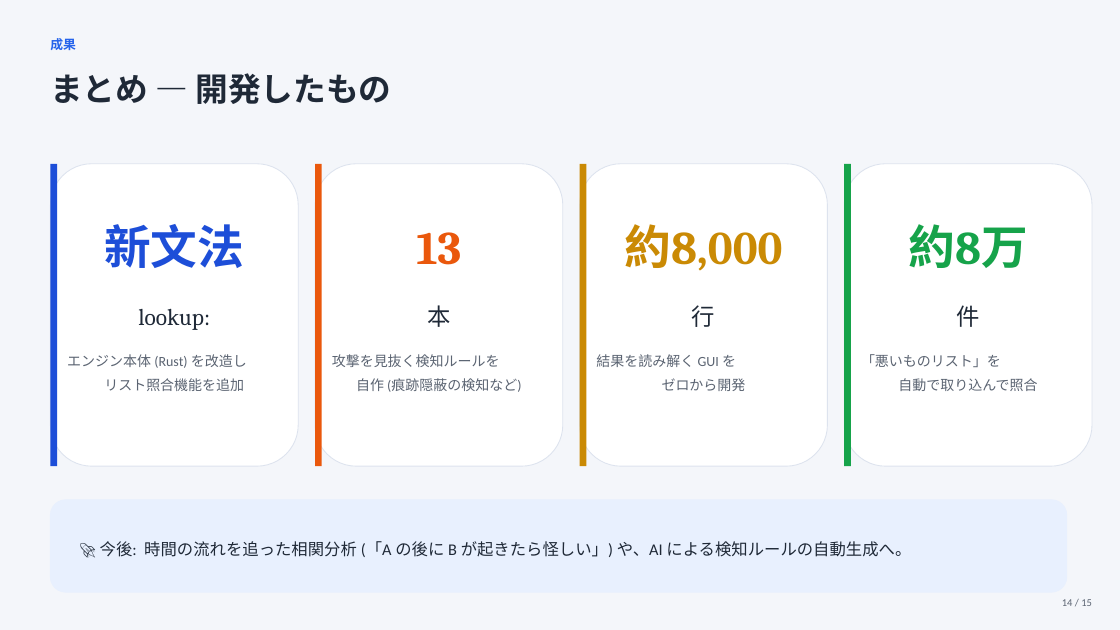
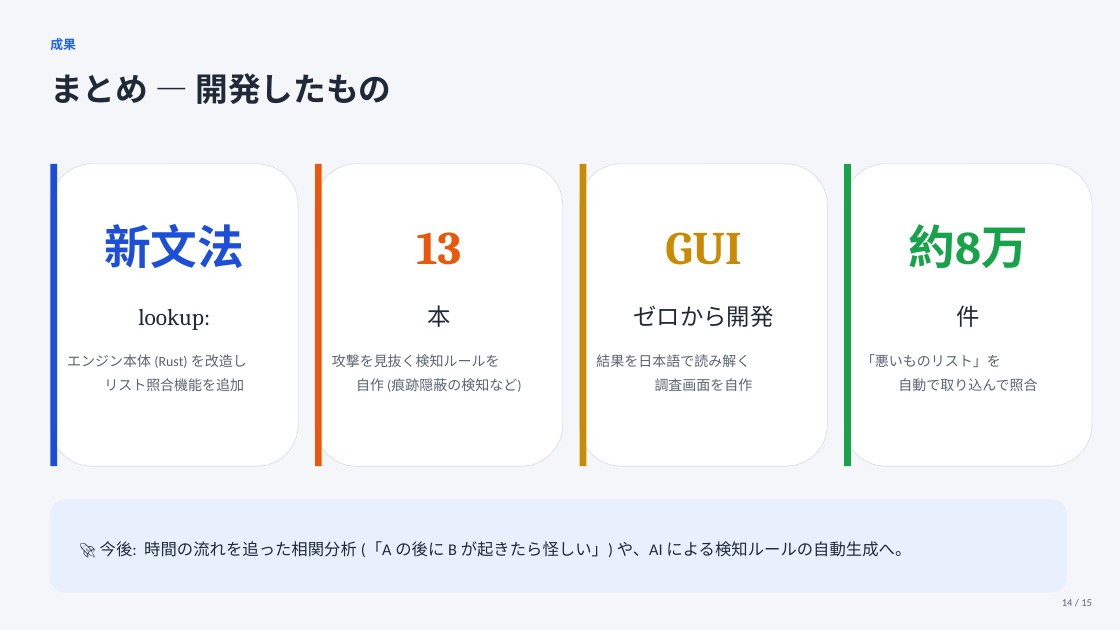
Before and after one commit to Assy2005/hayabusa-plus, a slide deck: slide 14 of docs/presentation/pptx/hayabusa-plus.pptx. Drawn at 1120x630 pixels with LibreOffice and Linux fonts; fonts in the diff are those of the drawing. Boxes give left, top, right and bottom in pixels: in the first picture for what was removed or moved away, otherwise in the second. Text is boxed around its words. In the diff, an @@ line names an element or a change of style, - is before the commit and + after.

```diff
--- a/docs/presentation/pptx/hayabusa-plus.pptx
+++ b/docs/presentation/pptx/hayabusa-plus.pptx
@@ text at bbox=[665, 232, 741, 265]: text changed @@
-約8,000
+GUI
@@ text at bbox=[633, 305, 773, 327]: text changed @@
-行
+ゼロから開発
@@ text at bbox=[596, 354, 753, 391]: text changed @@
-結果を読み解く GUI を
-ゼロから開発
+結果を日本語で読み解く
+調査画面を自作
```
Also in this commit, not shown: 3 other slides changed, 3 slides added, 1 other file.
